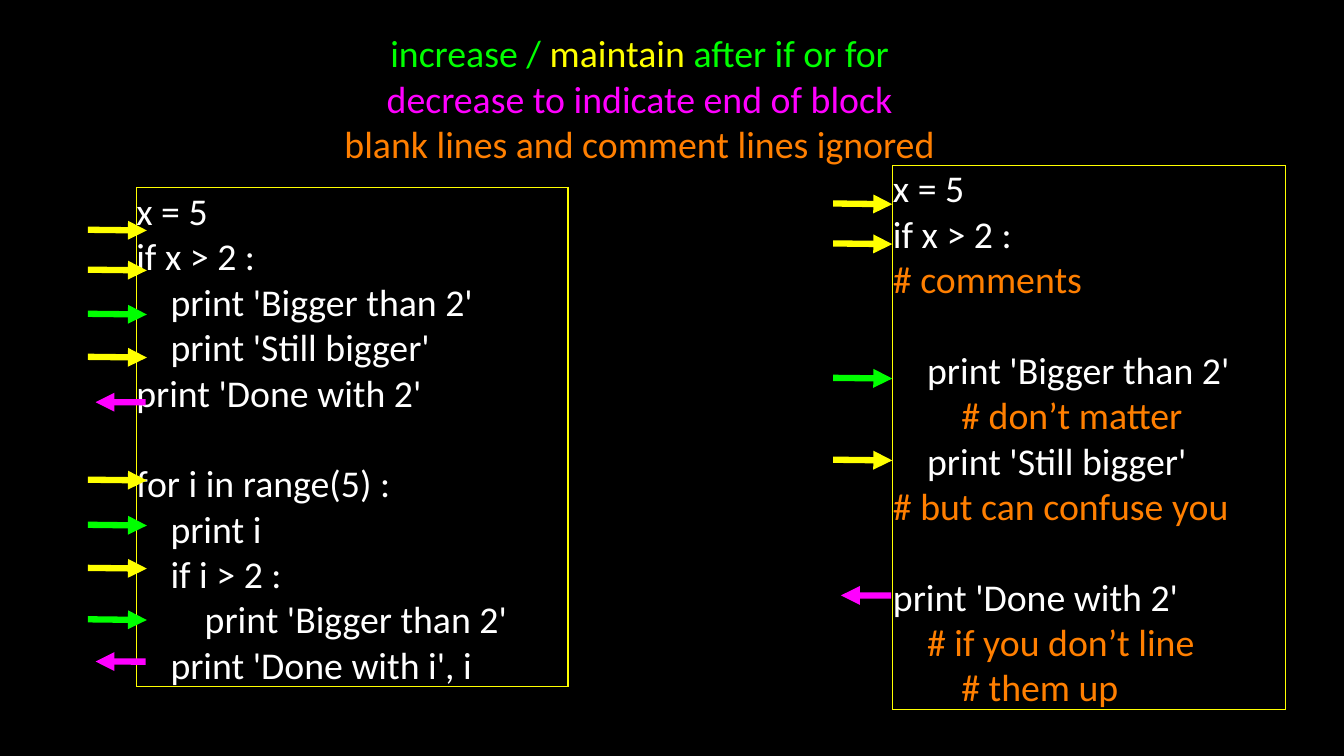
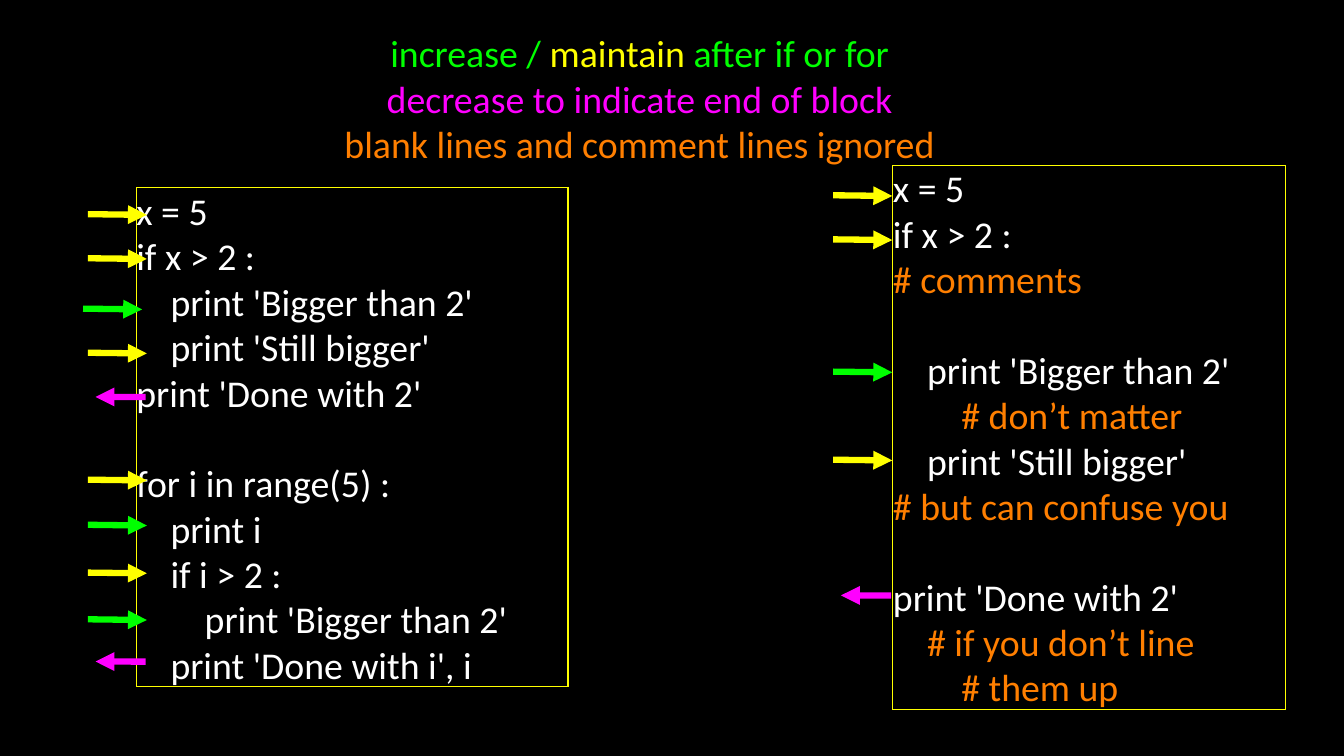
Before and after one commit to jalexander1/Python_Course_Slideware, a slide deck: slide 10 of PythonCourse_03_Conditionals.ppt. Drawn at 1344x756 pixels with LibreOffice and Linux fonts; fonts in the diff are those of the drawing. Boxes give left, top, right and bottom in pixels: in the first picture for what was removed or moved away, otherwise in the second. Text is boxed around its words. In the diff, an @@ line names an element or a change of style, - is before the commit and + after.

```diff
--- a/PythonCourse_03_Conditionals.ppt
+++ b/PythonCourse_03_Conditionals.ppt
@@ arrow moved from (892, 204) - (836, 203) to (892, 196) - (836, 195) @@
@@ arrow moved from (147, 231) - (91, 230) to (147, 215) - (91, 214) @@
@@ arrow moved from (147, 271) - (91, 270) to (147, 259) - (91, 259) @@
@@ arrow moved from (147, 314) - (91, 314) to (142, 309) - (86, 308) @@
@@ 4 arrows: place and size @@
-4 arrows at [91,243,892,402]
+4 arrows at [91,240,892,397]
@@ arrow moved from (147, 568) - (91, 568) to (147, 573) - (91, 572) @@
```
Also in this commit, not shown: 3 other slides changed, 6 other files.
